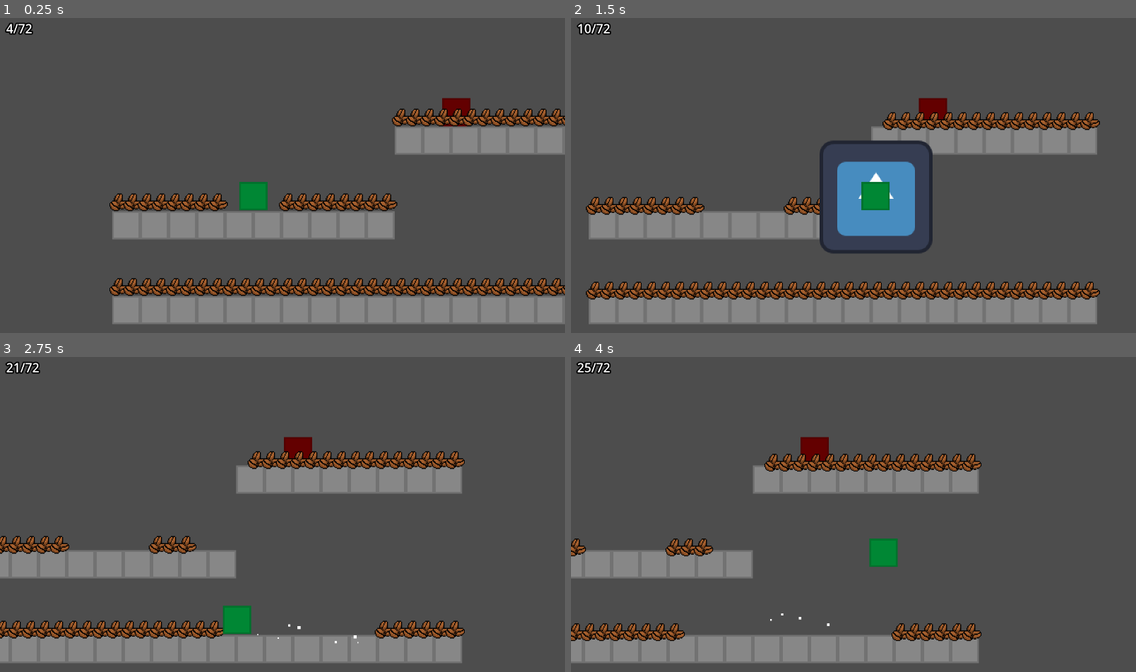
Above: before the commit, frames 1-4 (two rows, left to right).
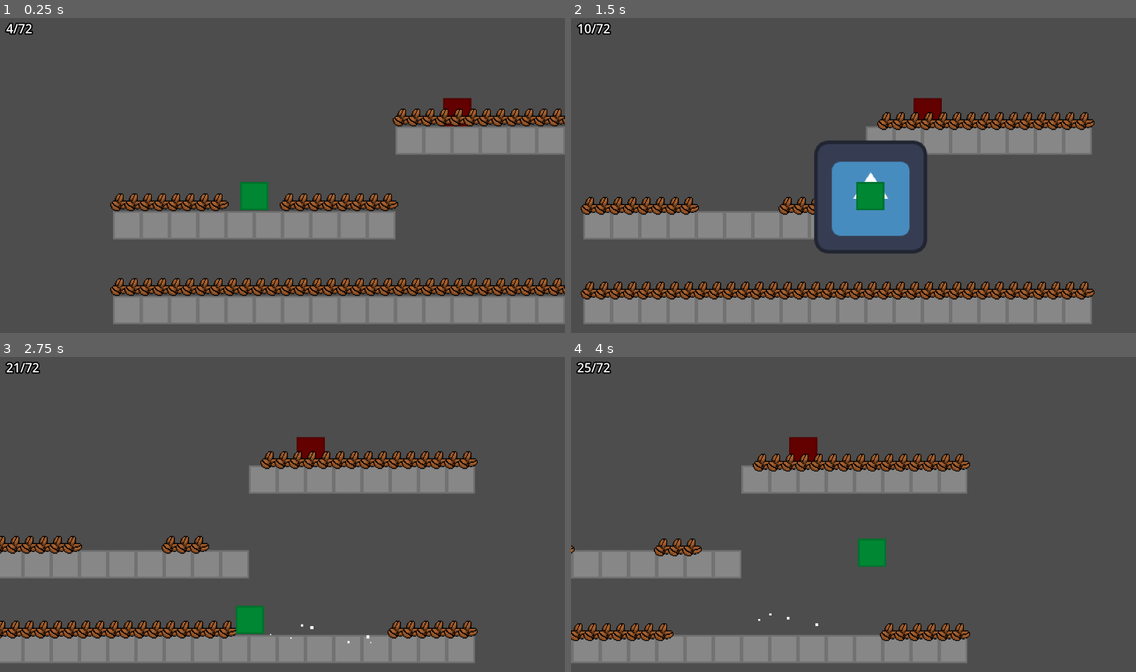
Above: after the commit, the same moments.

Repository: JumbledOne/RPHGameProject
Game: Godot game, scene res://scenes/game_scene/game_scene.tscn
The game is run twice, just before and just after one commit, with the same random seed, the same clock (stepped at 60 frames per second) and the same inputs. The engine's default icon, where the game draws it, is replaced by a stand-in: a white triangle on a blue panel in a dark square.
Inputs:
- Up to frame 1 (0.25 s): no input
- Up to frame 2 (1.5 s): tap Enter at 0.5 s; hold I (ability) 0.53-1.28 s; hold D (right) from 0.53 s (still down); tap Space (jump) at 0.77 s; tap E (attack) at 1.35 s
- Up to frame 3 (2.75 s): tap Space (jump) at 1.52 s; release D (right) at 2.03 s; hold A (left) from 2.03 s (still down); hold I (ability) from 2.03 s (still down)
- Up to frame 4 (4 s): release A (left) at 2.78 s; release I (ability) at 2.78 s; hold D (right) from 2.78 s (still down); tap E (attack) at 2.85 s; tap Space (jump) at 3.02, 3.77 s; hold I (ability) from 3.53 s (still down)

The runs differ from the first frame. In frame 1, 3.8% of the frame differs, in the area x 19-100%, y 25-98%; in frame 2, 9.4%, in the area x 1-94%, y 25-98%; in frame 3, 5.4%; in frame 4, 4.7%.

Commit message:
Added pixel perfect camera

Diff:
--- a/src/scenes/game_scene/game_scene.tscn
+++ b/src/scenes/game_scene/game_scene.tscn
@@ -117,7 +117,6 @@
 [node name="PlayerCamera" type="Camera2D" parent="." unique_id=993769838]
 position = Vector2(274, -74)
 zoom = Vector2(2, 2)
-position_smoothing_enabled = true
 position_smoothing_speed = 16.0
 script = ExtResource("2_ducuf")
 
--- a/src/scripts/player/player_camera/player_camera.gd
+++ b/src/scripts/player/player_camera/player_camera.gd
@@ -12,9 +12,9 @@
 		return
 	var x_diff: float = target.global_position.x - global_position.x
 	if x_diff > dead_zone_right:
-		position.x = target.global_position.x - dead_zone_right
+		position.x = floor(target.global_position.x - dead_zone_right)
 	elif x_diff < dead_zone_left:
-		position.x = target.global_position.x - dead_zone_left
+		position.x = floor(target.global_position.x - dead_zone_left)
 
 func _on_player_set():
 	target = GameManager.player
